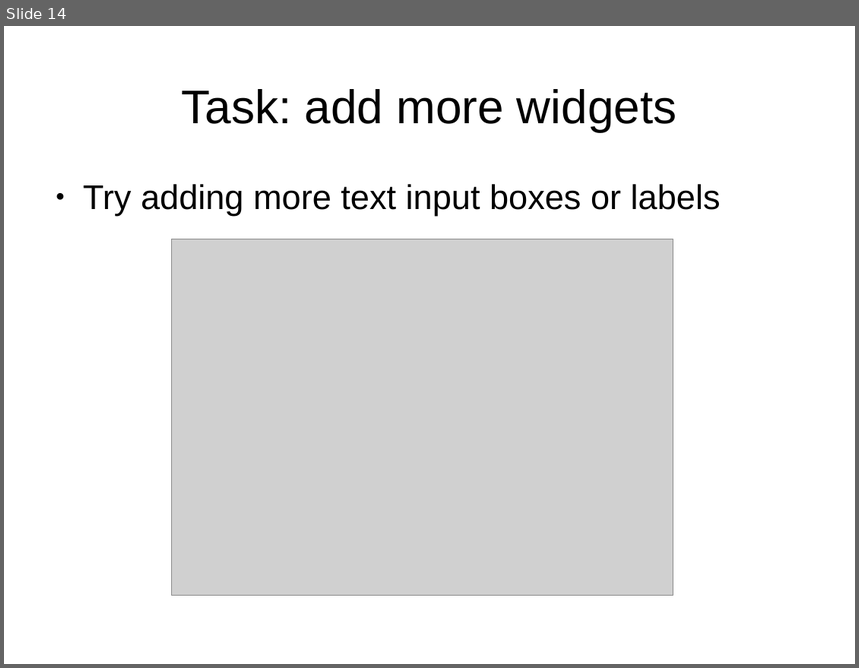
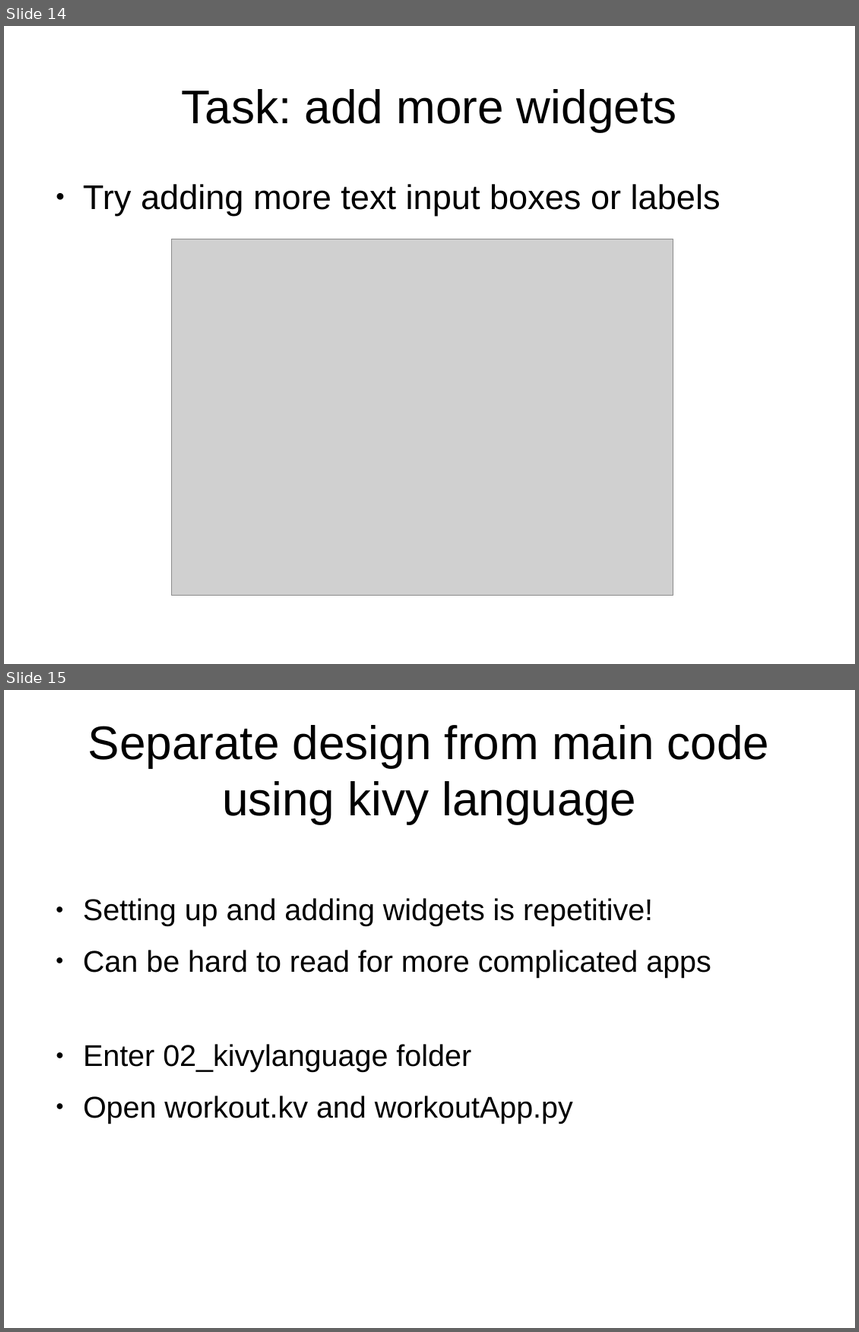
Before and after one commit to adasilva/intro_kivy, a slide deck: intro_kivy.odp. Shown one above the other, each under a label of ours: slide 14 before the commit, slides 14 and 15 after it. The pictures are 859x668 and 859x1332 pixels, drawn with LibreOffice and Linux fonts; fonts in the diff are those of the drawing; grey boxes stand for pictures. Boxes give left, top, right and bottom in pixels: in the first picture for what was removed or moved away, otherwise in the second. Text is boxed around its words. In the diff, an @@ line names an element or a change of style, - is before the commit and + after.

Commit message:
added 02_kivylanguage and associated slides

```diff
--- a/intro_kivy.odp
+++ b/intro_kivy.odp
@@ slide 15 added at (4, 690, 855, 1328), background #FFFFFF @@
@@ title added at (88, 725, 770, 825), 44 pt, text #000000 @@
+Separate design from main code using kivy language
@@ text added at (83, 898, 712, 977), 28 pt, text #000000 @@
+● Setting up and adding widgets is repetitive!
+● Can be hard to read for more complicated apps
@@ text added at (83, 1044, 573, 1123), 28 pt, text #000000 @@
+● Enter 02_kivylanguage folder
+● Open workout.kv and workoutApp.py
```
Also in this commit, not shown: 7 other slides added, 1 slide removed, 2 other files.
